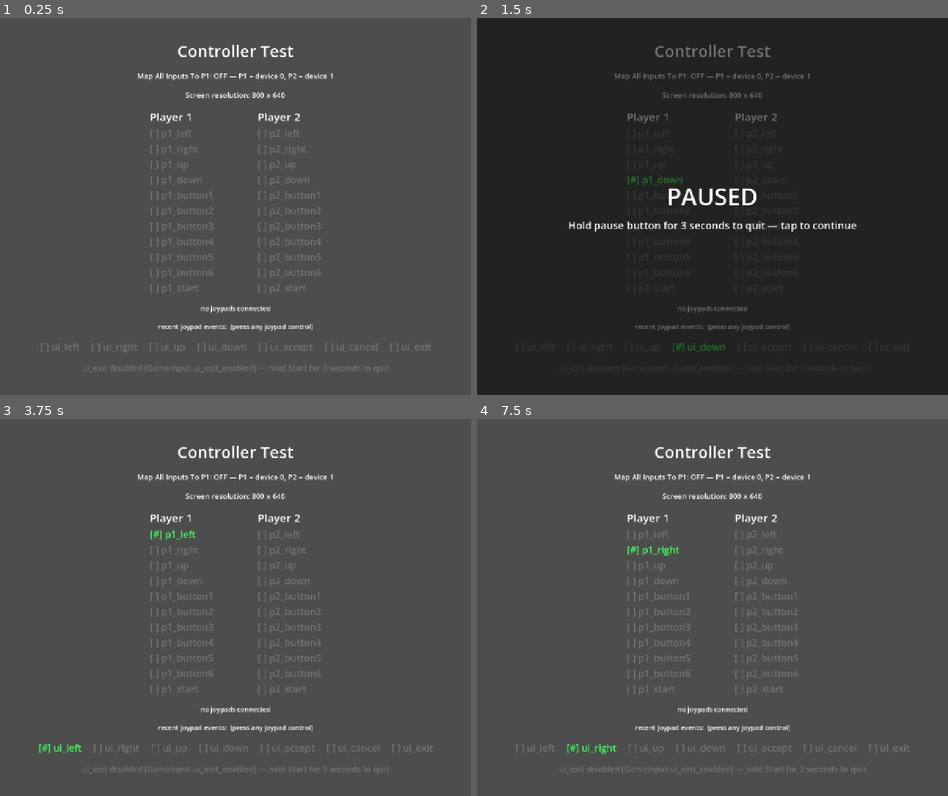
Above: before the commit, frames 1-4 (two rows, left to right).
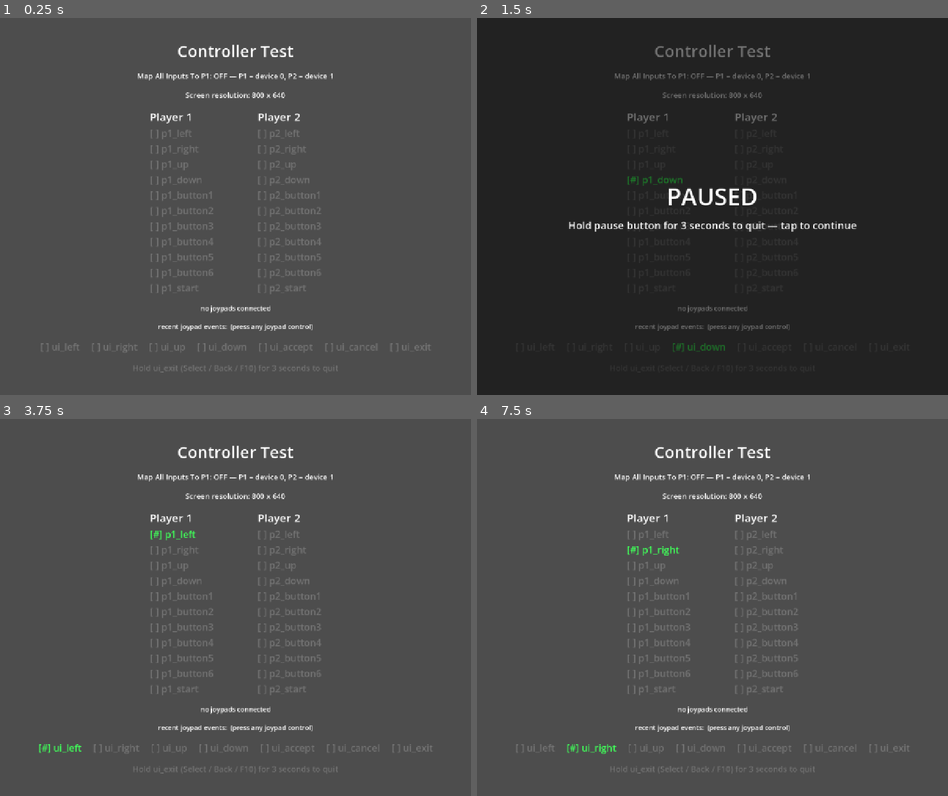
Above: after the commit, the same moments.

Repository: thygrrr/aieh-template
Game: Godot game, scene res://scenes/controller_test.tscn
The game is run twice, just before and just after one commit, with the same random seed, the same clock (stepped at 60 frames per second) and the same inputs.
Inputs:
- Up to frame 1 (0.25 s): no input
- Up to frame 2 (1.5 s): tap Enter (ui_accept) at 0.5, 0.77, 1.25 s; hold Right (ui_right) 0.53-1.28 s; tap Z (p1_button1) at 0.6 s; hold Down (ui_down) from 1.28 s (still down); tap 1 (p1_start) at 1.35 s
- Up to frame 3 (3.75 s): tap Enter (ui_accept) at 1.52, 2, 2.75, 3.02, 3.5 s; release Down (ui_down) at 2.03 s; hold Right (ui_right) 2.03-2.78 s; tap U (p2_button1) at 2.1 s; hold Up (ui_up) 2.78-3.53 s; tap A (p2_left) at 2.85 s; hold Left (p1_left) from 3.53 s (still down); tap 2 (p2_start) at 3.6 s
- Up to frame 4 (7.5 s): tap Enter (ui_accept) at 3.77, 4.25, 4.52, 6.02, 6.77 s; tap Z (p1_button1) at 4.35 s; release Left (p1_left) at 5.03 s; hold Down (ui_down) 5.03-5.78 s; tap 1 (p1_start) at 5.1 s; hold Right (ui_right) 5.78-6.53 s; tap U (p2_button1) at 5.85 s; hold Up (ui_up) 6.53-7.28 s; tap A (p2_left) at 6.6 s; hold Right (ui_right) from 7.28 s (still down); tap 2 (p2_start) at 7.35 s

The runs differ from the first frame. In frame 1, 0.2% of the frame differs, in the area x 17-83%, y 92-95%; in frame 2, less than 0.1%; in frame 3, 0.2%; in frame 4, 0.2%.

Commit message:
fix: re-enable ui_exit instant quit, black button repaired
Removes the ui_exit_enabled=false override on game_input.tscn that
worked around the stuck black center button, and updates the comments
and README notes that described the disabled state. The flag stays as
a fallback if the button misbehaves again.

Diff:
--- a/scenes/game_input.tscn
+++ b/scenes/game_input.tscn
@@ -4,4 +4,3 @@
 
 [node name="GameInput" type="Node" unique_id=1856288195]
 script = ExtResource("1_j5f2y")
-ui_exit_enabled = false
--- a/scripts/game_input.gd
+++ b/scripts/game_input.gd
@@ -25,9 +25,7 @@
 #   the button (including the press that opened the overlay) quits.
 # - Quits immediately on ui_exit, as GD_ArcadeLauncher's GAME_SPEC.md
 #   requires (the black center button on the cabinet, Back/View on a pad,
-#   F10 on keyboard) — unless ui_exit_enabled is off. It is currently OFF
-#   in scenes/game_input.tscn: the cabinet's black button is stuck down,
-#   so quitting goes through the pause overlay (hold Start) instead.
+#   F10 on keyboard) — unless ui_exit_enabled is off.
 
 const CABINET_PAD_PREFIX := "Twin USB"
 # Panel buttons A/B/C/D/blue/green = raw b0-b5 -> A/B/X/Y/LB/RB; the black
@@ -64,9 +62,9 @@
 @export var pause_overlay_enabled := true: set = set_pause_overlay_enabled
 
 ## Instant quit on ui_exit (black cabinet button / Back / F10), required by
-## GAME_SPEC.md. Temporarily OFF in scenes/game_input.tscn because the
-## cabinet's black button is stuck in the down position — quit via the pause
-## overlay (hold Start 3 s) instead. Re-enable once the hardware is fixed.
+## GAME_SPEC.md. Disable (e.g. via a scenes/game_input.tscn override) if the
+## cabinet's black button misbehaves — quit then goes through the pause
+## overlay (hold Start 3 s) instead.
 @export var ui_exit_enabled := true
 
 # Device ids currently driving each player's joypad bindings (read-only;
Not shown, changed: README.md
